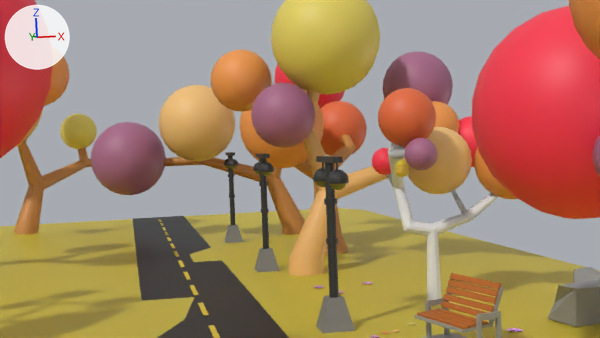
An edit to the Blender file public/Blender/scene.blend, drawn before and after from the same camera.
Both versions are drawn from the file's camera 'Camera'. Lighting does not change. The marker at upper left points along +X, +Y and +Z. The first picture is the older version.
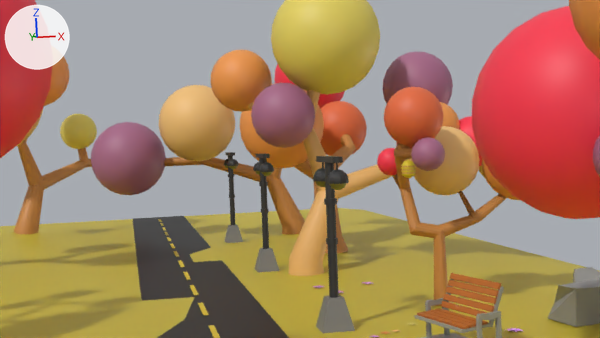
Edits to the bpy script that builds the scene:
```text
Change cu_cube_010:
    add cu_cube_010.materials.append(mat_treec_1)  # orange #c78540
Change ob_cube:
    ob_cube.location: (9.64, -8.74, 0.0) -> (9.64, -9.47, 0.0)
Change ob_honeycomb:
    ob_honeycomb.location: (8.18, -9.68, 5.18) -> (8.18, -10.41, 5.18)
Change ob_sphere_017:
    ob_sphere_017.location: (8.63, -10.56, 5.53) -> (8.63, -11.29, 5.53)
Change ob_sphere_018:
    ob_sphere_018.location: (8.47, -9.6, 6.69) -> (8.47, -10.33, 6.69)
Change ob_sphere_019:
    ob_sphere_019.location: (10.3, -7.88, 4.87) -> (10.3, -8.61, 4.87)
Change ob_sphere_020:
    ob_sphere_020.location: (12.99, -8.88, 4.66) -> (12.99, -9.61, 4.66)
Change ob_sphere_035:
    ob_sphere_035.location: (7.96, -8.19, 5.25) -> (7.96, -8.92, 5.25)
```

Changed parts and their boxes [x1, y1, x2, y2] in the pictures (600 x 338 px):
'Cube', reshaped, moved: before [386, 143, 498, 300]; after [392, 143, 507, 306]
'Sphere.019', moved: before [404, 127, 472, 194]; after [410, 126, 480, 195]
'Sphere.018', moved: before [378, 88, 436, 147]; after [384, 87, 443, 147]
'Sphere.017', moved: before [405, 138, 437, 171]; after [411, 137, 445, 171]
'Sphere.020', moved: before [474, 147, 518, 199]; after [482, 159, 520, 200]
'Sphere.035', moved: before [372, 148, 391, 175]; after [377, 148, 397, 175]
'honeycomb', moved: before [395, 159, 409, 177]; after [401, 159, 416, 178]
